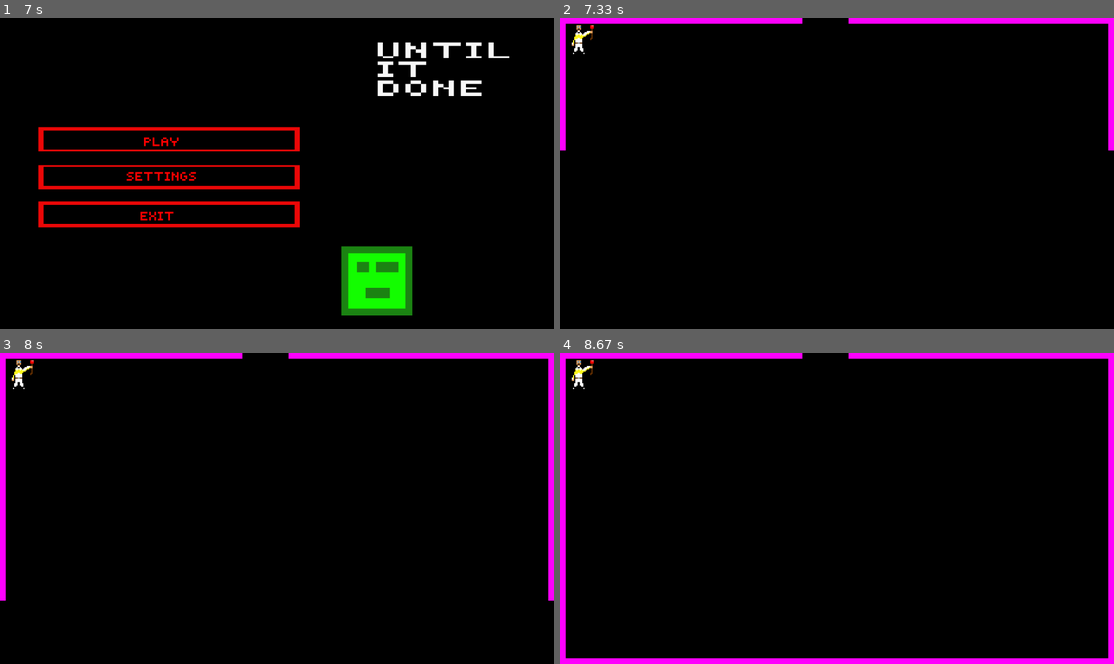
Above: before the commit, frames 1-4 (two rows, left to right).
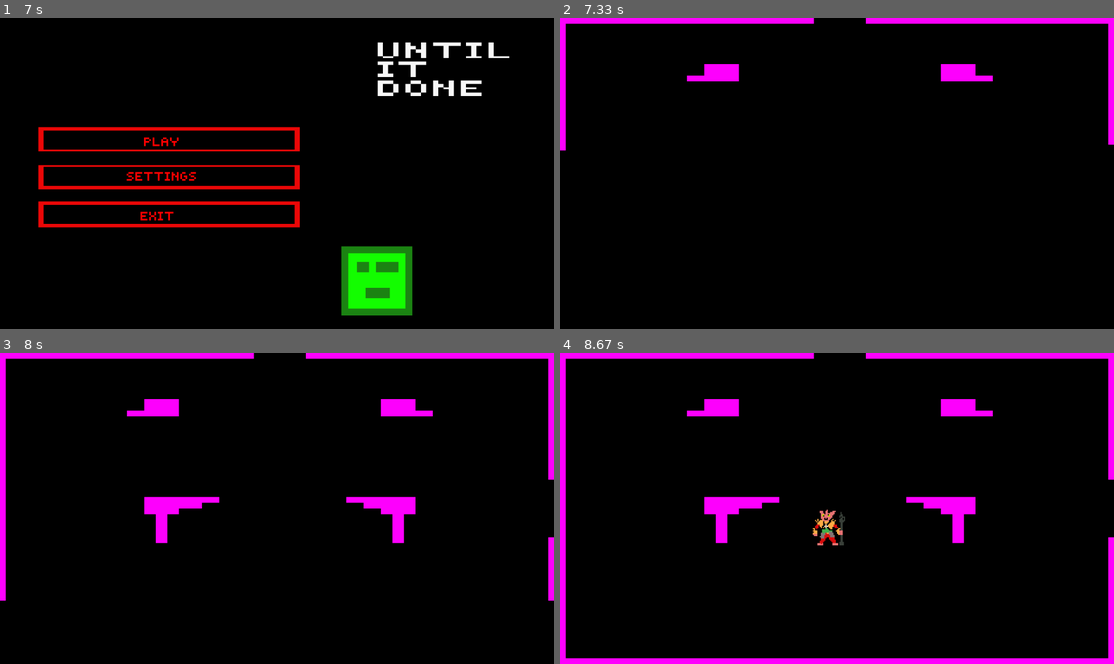
Above: after the commit, the same moments.

Repository: Fr-noname/Pygame_project_Frolov_Kolesnikov
Game: pygame game, started from main.py
Two runs of this game, one before a commit and one after it. Both use one fixed random seed, a clock stepped at 60 frames per second and the inputs below.
Inputs (mouse positions are in pixels of both pictures, inside the frame that each line leads up to):
- Up to frame 1 (7 s): click (254, 189) at 0.88 s; click (144, 176) at 2.22 s
- Up to frame 2 (7.33 s): click (665, 133) at 7.08 s
- Up to frame 3 (8 s): no input
- Up to frame 4 (8.67 s): hold A from 8.5 s (still down)

Frame 1 is identical in both runs. In frame 2, 1.1% of the frame differs, in the area x 2-100%, y 0-43%; in frame 3, 2.8%; in frame 4, 3.2%, in the area x 2-100%, y 0-62%.

Commit message:
Чуть-чуть поработал

Diff:
--- a/data/characters.py
+++ b/data/characters.py
@@ -1,8 +1,11 @@
 import pygame
+from data.classes import *
+from data.functions import *
 
 
-class Player:
-    def __init__(self, hp, shield, k_in, k_out, v, weapon1, weapon2, juwelery):
+class Player(pygame.sprite.Sprite):
+    def __init__(self, hp, shield, k_in, k_out, v, weapon1, weapon2, juwelery, player_pos):
+        super().__init__(ALL_SPRITES)
         self.hp = hp
         self.shield = shield
         self.k_in = k_in
@@ -12,17 +15,22 @@
         self.weapon1 = weapon1
         self.weapon2 = weapon2
         self.w = 0
+        self.x = player_pos.x
+        self.y = player_pos.y
+        self.image = load_image('Port_swprdman.png')
+        self.rect = pygame.Rect(self.x, self.y, self.image.get_width(), self.image.get_height())
 
-    def movement(self, player_pos):
+    def movement(self):
         keys = pygame.key.get_pressed()
-        if keys[pygame.K_UP]:
-            player_pos.y -= 10
-        if keys[pygame.K_DOWN]:
-            player_pos.y += 10
-        if keys[pygame.K_LEFT]:
-            player_pos.x -= 10
-        if keys[pygame.K_RIGHT]:
-            player_pos.x += 10
+        if keys[pygame.K_w]:
+            self.y -= self.v
+        if keys[pygame.K_s]:
+            self.y += self.v
+        if keys[pygame.K_a]:
+            self.x -= self.v
+        if keys[pygame.K_d]:
+            self.x += self.v
+        self.rect = pygame.Rect(self.x, self.y, self.image.get_width(), self.image.get_height())
 
     def taking_damage(self, damage):
         if self.shield <= 0:
@@ -44,6 +52,9 @@
 
     def change_weapon(self):
         self.w += 1
+
+    def return_pos(self):
+        return self.x, self.y
 
 
 class Egor(Player):
--- a/data/classes.py
+++ b/data/classes.py
@@ -0,0 +1,59 @@
+import pygame
+
+
+ALL_SPRITES = pygame.sprite.Group()
+HORISONTAL_BOARDERS = pygame.sprite.Group()
+VERTICAL_BOARDERS = pygame.sprite.Group()
+
+class Camera:
+    # зададим начальный сдвиг камеры
+    def __init__(self, w, h):
+        self.dx = 0
+        self.dy = 0
+        self.w = w
+        self.h = h
+
+    # сдвинуть объект obj на смещение камеры
+    def apply(self, obj):
+        obj.rect.x += self.dx
+        obj.rect.y += self.dy
+
+    # позиционировать камеру на объекте target
+    def update(self, target):
+        self.dx = -(target.rect.x + target.rect.w // 2 - self.w // 2)
+        self.dy = -(target.rect.y + target.rect.h // 2 - self.h // 2)
+
+
+class AnimatedSprite(pygame.sprite.Sprite):
+    def __init__(self, sheet, columns, rows, x, y):
+        super().__init__(ALL_SPRITES)
+        self.frames = []
+        self.cut_sheet(sheet, columns, rows)
+        self.cur_frame = 0
+        self.image = self.frames[self.cur_frame]
+        self.rect = self.rect.move(x, y)
+
+    def cut_sheet(self, sheet, columns, rows):
+        self.rect = pygame.Rect(0, 0, sheet.get_width // columns, sheet.get_height // rows)
+        for r in range(rows):
+            for t in range(columns):
+                frame_location = (self.rect.x * r, self.rect.y * t)
+                self.frames.append(sheet.subsurface(pygame.Rect(frame_location, self.rect.size)))
+
+    def update(self):
+        self.cur_frame = (self.cur_frame + 1) % len(self.frames)
+        self.image = self.frames[self.cur_frame]
+
+
+class Border(pygame.sprite.Sprite):
+    # строго вертикальный или строго горизонтальный отрезок
+    def __init__(self, x1, y1, x2, y2):
+        super().__init__(ALL_SPRITES)
+        if x1 == x2:  # вертикальная стенка
+            self.add(VERTICAL_BOARDERS)
+            self.image = pygame.Surface([1, y2 - y1])
+            self.rect = pygame.Rect(x1, y1, 1, y2 - y1)
+        else:  # горизонтальная стенка
+            self.add(HORISONTAL_BOARDERS)
+            self.image = pygame.Surface([x2 - x1, 1])
+            self.rect = pygame.Rect(x1, y1, x2 - x1, 1)
--- a/data/functions.py
+++ b/data/functions.py
@@ -39,6 +39,30 @@
         pygame.display.flip()
 
 
+def generate_lvl(name, screen):
+    x = y = 0
+    s = []
+    for row in name:
+        for col in row:
+            if col == "-":
+                background = Surface((20, 20))
+                background.fill((255, 0, 255))
+                screen.blit(background, (x, y))
+                s.append([x, y])
+            else:
+                background = Surface((20, 20))
+                background.fill((0, 0, 0))
+                screen.blit(background, (x, y))
+            x += 20
+        y += 20
+        x = 0
+        pygame.display.update()
+        pygame.display.flip()
+    return s
+
+
+
+
 global DifficultyNomer
 DifficultyNomer = 1
 
--- a/data/game.py
+++ b/data/game.py
@@ -4,79 +4,48 @@
 from data import lobby
 from data.functions import *
 from levels.rooms import *
+from data.classes import *
 
 
 def start(setings=1):
     pygame.init()  # Инициация PyGame
-    im = load_image('LIFESTEALER.png', -1)
-    player_pos = pygame.Vector2(1, 1)
-    screen = pygame.display.set_mode((1920, 1080))
+    size = (1920, 1080)
+    player_pos = pygame.Vector2(size[0] // 2, size[1] // 2)
+    screen = pygame.display.set_mode(size)
     pygame.display.set_caption("Until it Done")
     clock = pygame.time.Clock()
     fps = 120
 
-    a = characters.Player(100, 100, 1, 1, 20, None, None, None)
+    a = characters.Player(100, 100, 1, 1, 5, None, None, None, player_pos)
     running = True
 
-    x = y = 0
-    for row in beg_room1:
-        for col in row:
-            if col == "-":
-                background = Surface((20, 20))
-                background.fill((255, 0, 255))
-                screen.blit(background, (x, y))
-            else:
-                background = Surface((20, 20))
-                background.fill((0, 0, 0))
-                screen.blit(background, (x, y))
-            x += 20
-            screen.blit(im, player_pos)
-        y += 20
-        x = 0
-        pygame.display.update()
-        pygame.display.flip()
+    s = generate_lvl(battle_room4_r_v, screen)
 
     while running:
-        x = y = 0
-        for row in beg_room1:
-            for col in row:
-                if col == "-":
-                    background = Surface((20, 20))
-                    background.fill((255, 0, 255))
-                    screen.blit(background, (x, y))
-                else:
-                    background = Surface((20, 20))
-                    background.fill((0, 0, 0))
-                    screen.blit(background, (x, y))
-                x += 20
-                screen.blit(im, player_pos)
-            y += 20
-            x = 0
-            pygame.display.update()
-            pygame.display.flip()
+        screen.fill("0x000000")
+        for r in s:
+            b = Surface((20, 20))
+            b.fill((255, 0, 255))
+            screen.blit(b, r)
 
         for e in pygame.event.get():
             if e.type == QUIT:
                 running = False
-            # if e.type == pygame.MOUSEBUTTONDOWN:
-                # a.attack()
+            if e.type == pygame.MOUSEBUTTONDOWN:
+                a.attack()
 
         keys = pygame.key.get_pressed()
 
-        if keys[pygame.K_w]:
-            player_pos.y -= a.get_information()[-1]
-        if keys[pygame.K_s]:
-            player_pos.y += a.get_information()[-1]
-        if keys[pygame.K_a]:
-            player_pos.x -= a.get_information()[-1]
-        if keys[pygame.K_d]:
-            player_pos.x += a.get_information()[-1]
-        if keys[pygame.K_TAB]:
-            a.change_weapon()
+        a.movement()
+
+        ALL_SPRITES.draw(screen)
+        ALL_SPRITES.update()
+
         pygame.display.update()
         pygame.display.flip()
         print(clock.get_fps())
         clock.tick(fps)
+        pygame.display.flip()
     pygame.quit()
 
 
--- a/data/lobby.py
+++ b/data/lobby.py
@@ -28,7 +28,6 @@
                         game.setings()
                     elif 650 <= int(pos[1]) <= 725:
                         running = False
-        screen.blit(image, (1, 1))
         pygame.display.flip()
         print(clock.get_fps())
         clock.tick(fps)
